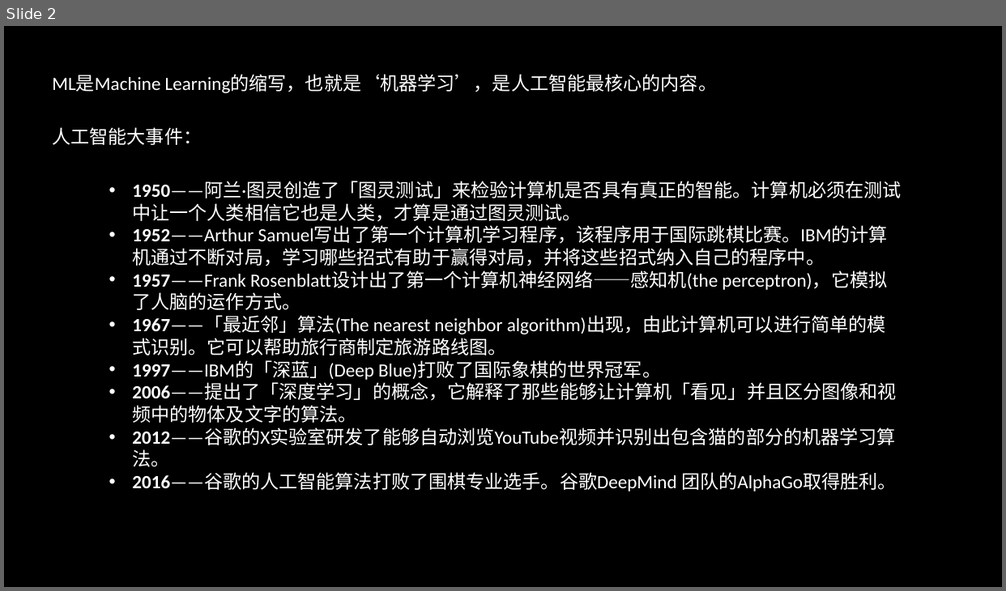
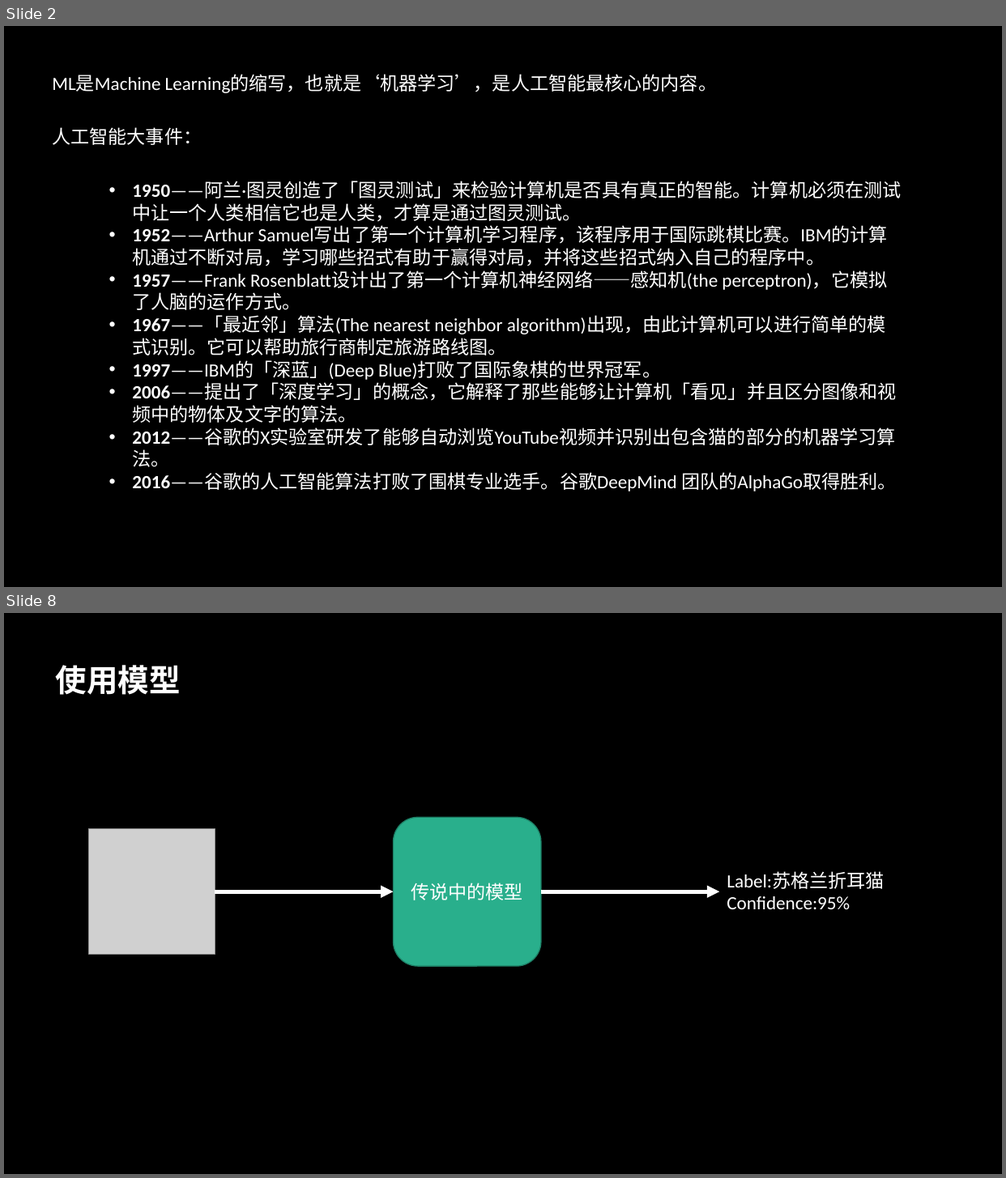
Before and after one commit to GuanyiLL/Study, a slide deck: Swift/CoreMLResearching/CoreML.pptx. Shown one above the other, each under a label of ours: slide 2 before the commit, slides 2 and 8 after it; the slides between them are not shown. The pictures are 1006x591 and 1006x1178 pixels, drawn with LibreOffice and Linux fonts; fonts in the diff are those of the drawing; grey boxes stand for pictures. Boxes give left, top, right and bottom in pixels: in the first picture for what was removed or moved away, otherwise in the second. Text is boxed around its words. In the diff, an @@ line names an element or a change of style, - is before the commit and + after.

```diff
--- a/Swift/CoreMLResearching/CoreML.pptx
+++ b/Swift/CoreMLResearching/CoreML.pptx
@@ slide 8 added at (4,613,1002,1174), background #000000 @@
@@ text added at (56,665,181,695), 30 pt, text #FFFFFF, bold @@
+使用模型
@@ picture added at (89,828,215,954) @@
@@ rounded rectangle added at (394,817,542,966), fill #29AF8C, outline #1E8168 1 pt, 18 pt, text #FFFFFF @@
+传说中的模型
@@ text added at (727,871,884,909), 18 pt, text #FFFFFF @@
+Label:苏格兰折耳猫
+Confidence:95%
@@ arrow added from (215, 892) to (394, 892), #FFFFFF 4 pt @@
@@ arrow added from (541, 892) to (720, 892), #FFFFFF 4 pt @@
```
Also in this commit, not shown: 7 other slides added, 1 slide removed.
